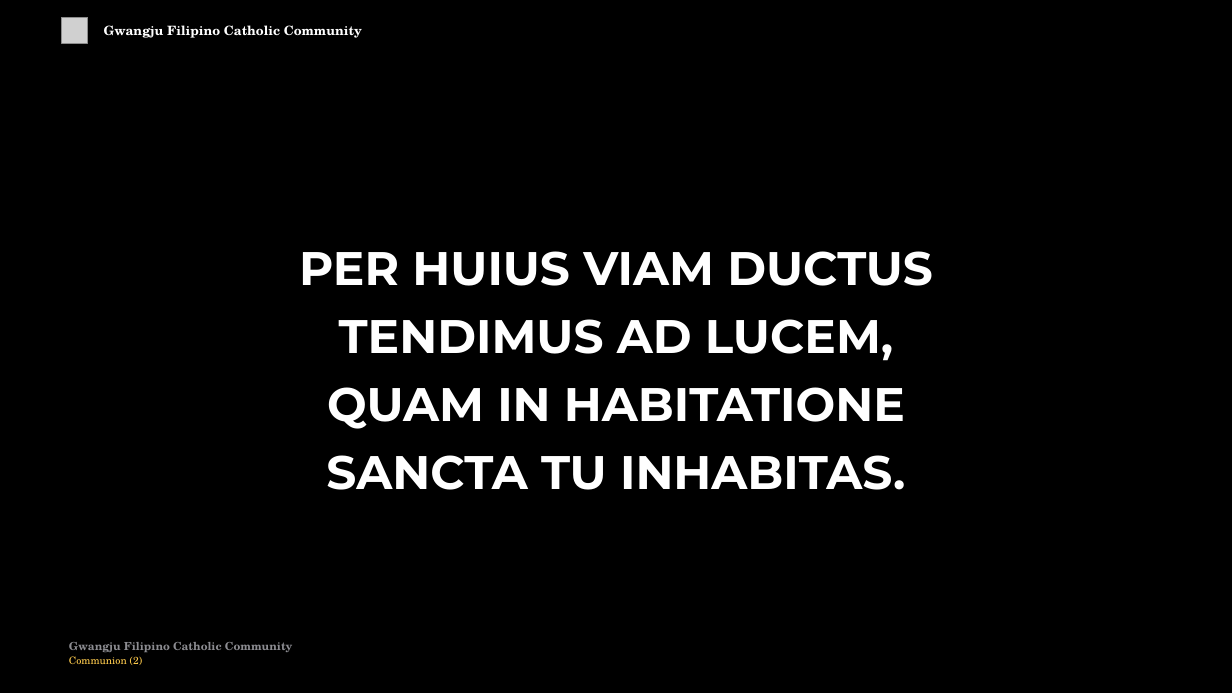
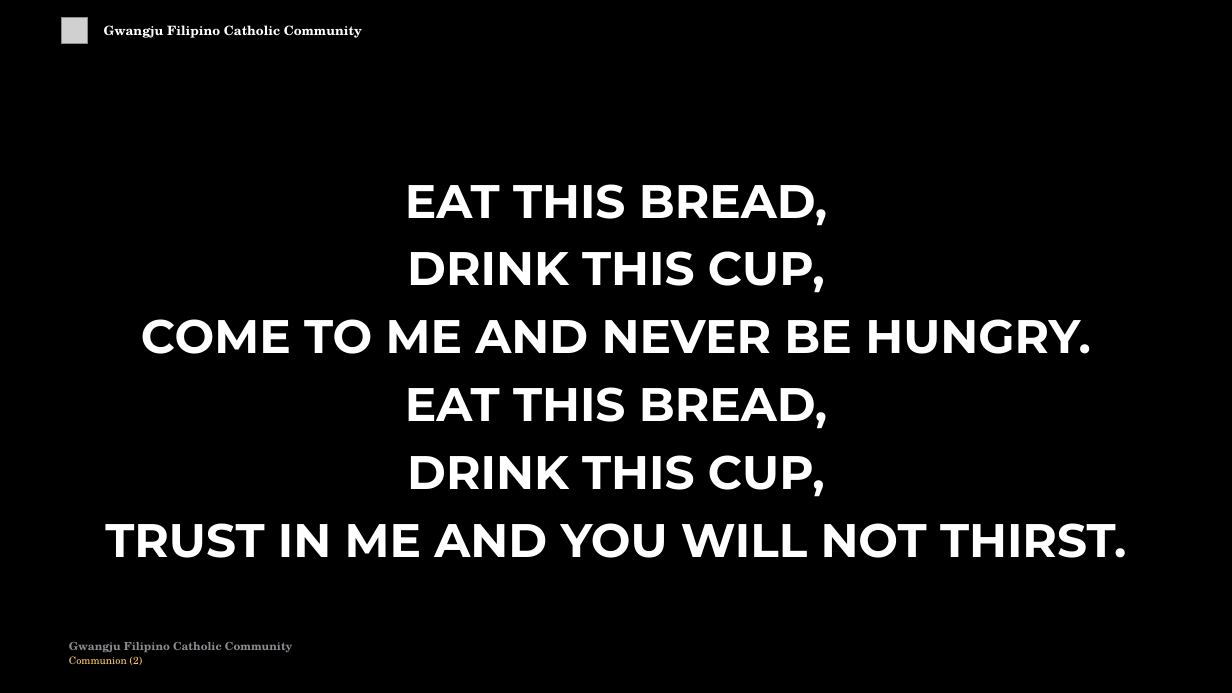
Before and after one commit to divinogabriel9/verbum, a slide deck: slide 62 of outputs/GFCC17May2026_Eastertide.pptx (slide 59 before the commit). Drawn at 1232x693 pixels with LibreOffice and Linux fonts; fonts in the diff are those of the drawing; grey boxes stand for pictures. Boxes give left, top, right and bottom in pixels: in the first picture for what was removed or moved away, otherwise in the second. Text is boxed around its words. In the diff, an @@ line names an element or a change of style, - is before the commit and + after.

```diff
--- a/outputs/GFCC17May2026_Eastertide.pptx
+++ b/outputs/GFCC17May2026_Eastertide.pptx
@@ text at (105, 184, 1126, 558): text changed @@
-PER HUIUS VIAM DUCTUS
-TENDIMUS AD LUCEM,
-QUAM IN HABITATIONE
-SANCTA TU INHABITAS.
+EAT THIS BREAD,
+DRINK THIS CUP,
+COME TO ME AND NEVER BE HUNGRY.
+EAT THIS BREAD,
+DRINK THIS CUP,
+TRUST IN ME AND YOU WILL NOT THIRST.
```
Also in this commit, not shown: 10 other slides changed, 13 slides added, 2 slides removed, 11 other files.
